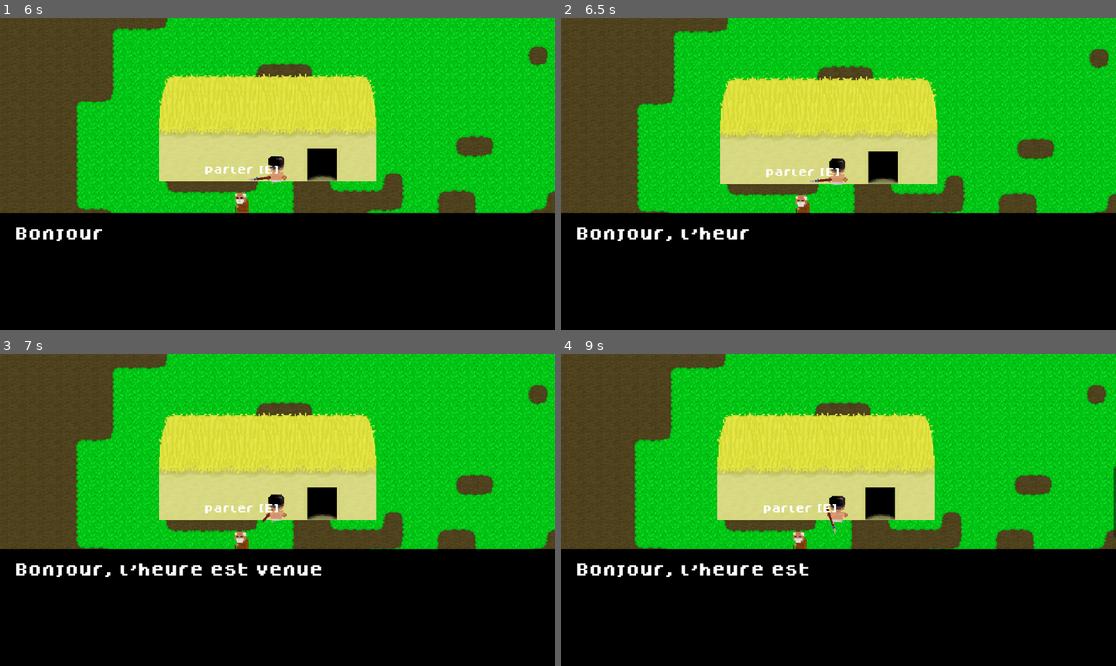
Above: before the commit, frames 1-4 (two rows, left to right).
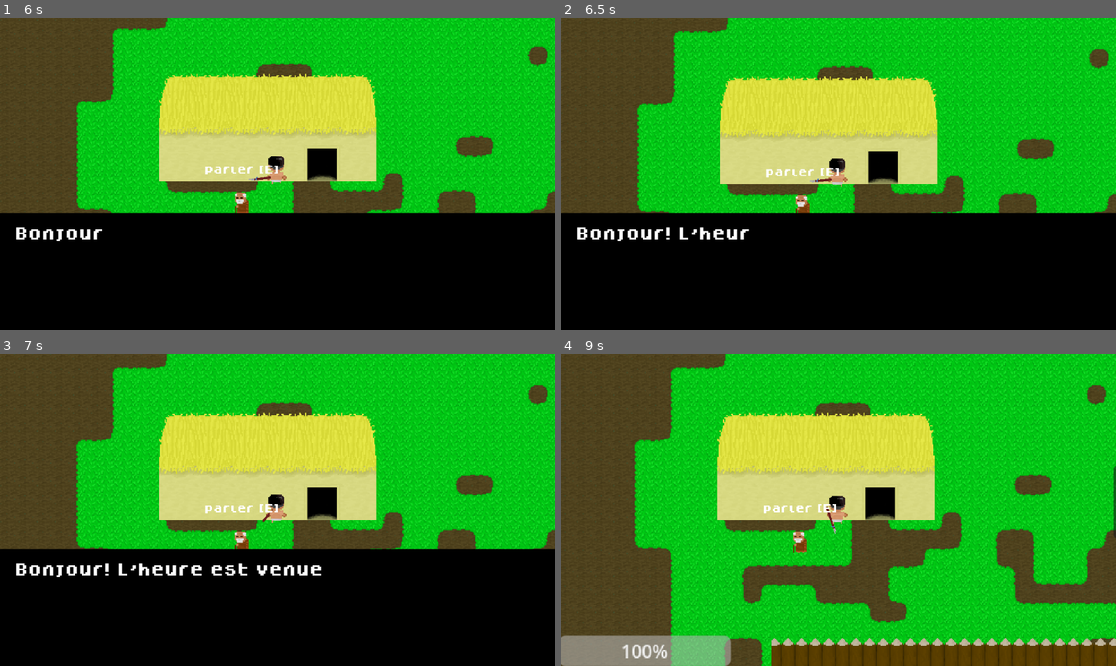
Above: after the commit, the same moments.

Repository: Phileas21/QQC
Game: Godot game, scene res://tuto.tscn
Same seed, same stepped clock (60 frames per second), same inputs: the game is played once before the commit and once after it.
Inputs (mouse positions are in pixels of both pictures, inside the frame that each line leads up to):
- Up to frame 1 (6 s): click "Discuter" at 0.5 s; tap Enter at 1.25 s; move the mouse to (249, 236) at 1.27 s; hold E (Interagir) 1.28-2.03 s; hold W (déplacement_haut) 1.28-2.78 s; move the mouse to (444, 220) at 2.02 s; click (444, 220) at 2.1 s; move the mouse to (111, 127) at 2.77 s; hold A (déplacement_gauche) 2.78-4.28 s; tap D (déplacement_droit) at 2.85, 5.1 s; move the mouse to (305, 174) at 3.52 s; tap E (Interagir) at 3.6 s; tap W (déplacement_haut) at 3.77, 4.52 s; move the mouse to (194, 96) at 4.27 s; press the mouse at (194, 96) at 4.28 s; hold S (déplacement_bas) 4.28-5.03 s; tap Escape at 4.9 s; move the mouse to (399, 158) at 5.02 s; release the mouse at (399, 158) at 5.03 s; hold W (déplacement_haut) from 5.03 s (still down); move the mouse to (166, 189) at 5.77 s; hold E (Interagir) from 5.78 s (still down)
- Up to frame 2 (6.5 s): keep holding W (déplacement_haut); keep holding E (Interagir)
- Up to frame 3 (7 s): keep holding W (déplacement_haut); move the mouse to (333, 441) at 6.52 s; release E (Interagir) at 6.53 s; click (333, 441) at 6.6 s
- Up to frame 4 (9 s): move the mouse to (810, 572) at 7.27 s; tap D (déplacement_droit) at 7.35 s; move the mouse to (1005, 556) at 8.02 s; tap E (Interagir) at 8.1 s; release W (déplacement_haut) at 8.75 s; click (855, 588) at 8.75 s, where only the run after the commit has a clickable "Partir"

Frame 1 is identical in both runs. In frame 2, less than 0.1% of the frame differs, in the area x 18-24%, y 67-72%; in frame 3, less than 0.1%; in frame 4, 38%, in the area x 0-100%, y 62-100%.
Error after the commit: Invalid access to property or key 'orateur' on a base object of type 'Nil'. (res://GUI/interface_utilisateur.gd:46)

Commit message:
Choix de dialogues
+ Structure de donnée pour rédiger les dialogues
+ Menu de choix des réponses
+ Défilement du texte

Diff:
--- a/GUI/InterfaceUtilisateur.tscn
+++ b/GUI/InterfaceUtilisateur.tscn
@@ -1,7 +1,9 @@
-[gd_scene load_steps=4 format=3 uid="uid://qctnb6rokjqf"]
+[gd_scene load_steps=6 format=3 uid="uid://qctnb6rokjqf"]
 
 [ext_resource type="FontFile" uid="uid://pa7o63giybom" path="res://assets/fonts/dogicapixelbold.ttf" id="1_buibw"]
 [ext_resource type="Script" path="res://GUI/interface_utilisateur.gd" id="1_ybmgd"]
+[ext_resource type="Script" path="res://GUI/menu_options.gd" id="3_5wg53"]
+[ext_resource type="Texture2D" uid="uid://cwwbhnycd0co4" path="res://assets/curseur.png" id="3_g5v3y"]
 
 [sub_resource type="LabelSettings" id="LabelSettings_52fh2"]
 font = ExtResource("1_buibw")
@@ -20,6 +22,7 @@
 color = Color(0, 0, 0, 1)
 
 [node name="MarginContainer" type="MarginContainer" parent="Dialogue"]
+visible = false
 layout_mode = 2
 theme_override_constants/margin_left = 30
 theme_override_constants/margin_top = 30
@@ -30,10 +33,28 @@
 custom_minimum_size = Vector2(1, 1)
 layout_mode = 2
 size_flags_vertical = 1
+text = "Bonjour !"
 label_settings = SubResource("LabelSettings_52fh2")
 autowrap_mode = 3
+
+[node name="Menu_options" type="MarginContainer" parent="Dialogue"]
+layout_mode = 2
+theme_override_constants/margin_left = 100
+theme_override_constants/margin_top = 30
+theme_override_constants/margin_right = 30
+theme_override_constants/margin_bottom = 30
+script = ExtResource("3_5wg53")
+
+[node name="VBoxContainer" type="VBoxContainer" parent="Dialogue/Menu_options"]
+layout_mode = 2
+
+[node name="sélection" type="Sprite2D" parent="Dialogue/Menu_options"]
+position = Vector2(83, 44)
+scale = Vector2(5, 5)
+texture = ExtResource("3_g5v3y")
 
 [node name="DefilementLettres" type="Timer" parent="Dialogue"]
 one_shot = true
 
+[connection signal="option_choisie" from="Dialogue/Menu_options" to="." method="_on_option_choisie"]
 [connection signal="timeout" from="Dialogue/DefilementLettres" to="." method="_on_defilement_lettres_timeout"]
--- a/GUI/interface_utilisateur.gd
+++ b/GUI/interface_utilisateur.gd
@@ -2,37 +2,116 @@
 
 @onready var label_dialogue: Label = $Dialogue/MarginContainer/TexteDialogue
 @onready var timerDefilement = $Dialogue/DefilementLettres
+@onready var menu_options: MenuOptions = $Dialogue/Menu_options
 
 var Largeur_max = 1000 #largeur max de la zone de texte
 var texte :String = ""
+var série_dialogue : Dictionary
+var dialogue : Dialogue
+var clé_dialogue : String
+var ligne_index = 0
 var lettre_index : int = 0
+var dialogue_actif : bool = false
 
 #temps d'affichage des caractères:
 var temps_lettre : float = 0.03
 var temps_espace : float = 0.06 # oui je sais
 var temps_ponctuation : float = 0.2
 
-signal texte_affiché
-
+#signal texte_affiché
+var ligne_affichée : bool = false
 
 func _ready():
 	$Dialogue.hide()
 	$Dialogue.set_process_input(false)
 
-func afficher_dialogue(dialogue :String)-> void:
+func quitter_dialogue():
+	$Dialogue.hide()
+	$Dialogue.set_process_input(false)
+	timerDefilement.stop()
+	dialogue_actif = false
+
+func afficher_ligne(dialogue :String)-> void:
 	$Dialogue.show()
 	$Dialogue.set_process_input(true)
 	texte = dialogue
 	lettre_index = 0
 	label_dialogue.text = ""
+	ligne_affichée = false
 	afficher_charactère()
 	#await $Dialogue.resized
 
+func afficher_dialogue() -> void:
+	# Affiche le dialogue suivant
+	var orateur = dialogue.orateur
+
+	match orateur:
+		Dialogue.Orateur.PNJ:
+			menu_options.hide()
+			$Dialogue/MarginContainer.show()
+			if ligne_index >= dialogue.lignes.size():
+				# On passe à la séquence de dialogue suivante
+				séquence_suivante(dialogue.clé_suivants[0])
+			else:
+				afficher_ligne(dialogue.lignes[ligne_index])
+
+		Dialogue.Orateur.JOUEUR:
+			menu_options.show()
+			$Dialogue/MarginContainer.hide()
+			menu_options.effacer_options()
+			var num_options:int = dialogue.lignes.size()
+			var num_clés:int = dialogue.clé_suivants.size()
+			for i in num_options:
+				if i < num_clés:
+					menu_options.ajouter_option(dialogue.lignes[i],dialogue.clé_suivants[i])
+				else:
+					menu_options.ajouter_option(dialogue.lignes[i]," ")
+			pass
+		_:
+			quitter_dialogue()
+
+
+
+func démarrer_dialogue(dialogues : Dictionary, clé : String):
+	if dialogue_actif:
+		# on ne démarre pas deux dialogues
+		return
+
+	série_dialogue = dialogues
+	clé_dialogue = clé
+
+	if not clé_dialogue in série_dialogue:
+		quitter_dialogue()
+		return
+
+	dialogue = série_dialogue[clé_dialogue]
+	ligne_index = 0
+
+	$Dialogue.show()
+	$Dialogue.set_process_input(true)
+	dialogue_actif = true
+	afficher_dialogue()
+
+func séquence_suivante(clé:String):
+	print(clé)
+	clé_dialogue = clé
+
+	if not clé_dialogue in série_dialogue:
+		quitter_dialogue()
+		return
+
+	dialogue = série_dialogue[clé_dialogue]
+	ligne_index = 0
+
+	afficher_dialogue()
+
 
 func afficher_charactère() -> void:
-
+	# affiche un caractère en plus à la ligne en cours
 	if lettre_index >= texte.length():
-		texte_affiché.emit()
+		#texte_affiché.emit()
+		ligne_affichée = true
+		ligne_index += 1
 		return
 
 	label_dialogue.text += texte[lettre_index]
@@ -46,17 +125,34 @@
 
 	lettre_index += 1
 
+
+func afficher_ligne_entière() -> void:
+	timerDefilement.stop()
+	label_dialogue.text = texte
+	ligne_affichée = true
+	ligne_index += 1
+
+
+
 func _on_defilement_lettres_timeout() -> void:
 	afficher_charactère()
 
-#func afficher_dialogue(texte: String ):
-	#label_dialogue.text = texte
-	#$Dialogue.show()
-	#$Dialogue.set_process_input(true)
 
 
 func _input(event: InputEvent) -> void:
 	if event is InputEventKey:
 		if event.pressed && event.keycode == KEY_ESCAPE:
-			$Dialogue.hide()
-			$Dialogue.set_process_input(false)
+			quitter_dialogue()
+	if event.is_action_pressed("Avancer dialogue"):
+		if ligne_affichée:
+			afficher_dialogue()
+		else:
+			afficher_ligne_entière()
+
+
+
+
+
+func _on_option_choisie() -> void:
+	séquence_suivante(menu_options.clé_choix)
+	pass
--- /dev/null
+++ b/GUI/menu_options.gd
@@ -0,0 +1,34 @@
+extends MarginContainer
+class_name MenuOptions
+const DOGICA_28_PX : Theme = preload("res://assets/fonts/dogica28px.tres")
+#var boutons : Array[Button] = []
+#var clés : Array[String] = []
+@onready var sélection: Sprite2D = $"sélection"
+@onready var v_box_container: VBoxContainer = $VBoxContainer
+
+var clé_choix : String
+signal option_choisie
+
+
+func effacer_options()->void:
+	# retire tous les boutons
+	for child in v_box_container.get_children():
+		v_box_container.remove_child(child)
+		child.queue_free()
+
+
+func ajouter_option(nom : String, clé: String) ->void:
+	var bouton : Button = Button.new()
+	bouton.theme = DOGICA_28_PX
+	bouton.text = nom
+	bouton.flat = true
+	bouton.focus_mode = Control.FOCUS_NONE
+	bouton.alignment = HORIZONTAL_ALIGNMENT_LEFT
+	bouton.pressed.connect(
+		func ():
+			clé_choix = clé
+			option_choisie.emit()
+	)
+	v_box_container.add_child(bouton)
+	#boutons.append(bouton)
+	#clés.append(clé)
--- /dev/null
+++ b/Modules/Dialogue.gd
@@ -0,0 +1,18 @@
+class_name Dialogue
+# La classe permettant de décrire un dialogue
+enum Orateur
+{
+	JOUEUR,
+	PNJ,
+	FIN_DE_DIALOGUE,
+}
+
+# Qui parle:
+var orateur : Orateur
+
+# Des lignes de dialogue si c'est le PNJ,
+# Des choix de réponses si c'est le joueur:
+var lignes : Array[String]
+
+# Clés dans le dictionnaire des prochains dialogues:
+var clé_suivants : Array[String]
--- a/Modules/ModuleDialogue.gd
+++ b/Modules/ModuleDialogue.gd
@@ -1,10 +1,36 @@
 extends ZoneInteraction
+class_name ModuleDialogue
 
+
+var Dialogues : Dictionary = {}
+var clé_début : String = ""
 @export var dialogue : String = "Bonjour, l'heure est venue jeune apprenti"
 
 # Called when the node enters the scene tree for the first time.
 func _ready() -> void:
 	nom_interaction = "parler "
+	interagir = func():
+		InterfaceUtilisateur.démarrer_dialogue(Dialogues,clé_début)
 
-	interagir = func():
-		InterfaceUtilisateur.afficher_dialogue(dialogue)
+
+
+func ajouter_dialogue
+(clé : String, lignes : Array[String], clé_suivant : String) -> void:
+	var diag : Dialogue = Dialogue.new()
+	diag.orateur = Dialogue.Orateur.PNJ
+	diag.lignes = lignes
+	diag.clé_suivants = [clé_suivant]
+	self.Dialogues[clé] = diag
+
+func ajouter_réponses
+(clé : String, options : Array[String], clé_suivants : Array[String]) -> void:
+	var diag : Dialogue = Dialogue.new()
+	diag.orateur = Dialogue.Orateur.JOUEUR
+	diag.lignes = options
+	diag.clé_suivants = clé_suivants
+	self.Dialogues[clé] = diag
+
+func ajouter_fin(clé: String)->void:
+	var diag : Dialogue = Dialogue.new()
+	diag.orateur = Dialogue.Orateur.FIN_DE_DIALOGUE
+	self.Dialogues[clé] = diag
--- /dev/null
+++ b/PNJs/le_vieux.gd
@@ -0,0 +1,20 @@
+extends CharacterBody2D
+
+@onready var m_dialogue: ModuleDialogue = $ModuleDialogue
+
+func _ready() -> void:
+	m_dialogue.clé_début = "salutations"
+	m_dialogue.ajouter_dialogue(
+		"salutations",
+		["Bonjour! L'heure est venue jeune apprenti."],
+		"r1")
+	m_dialogue.ajouter_réponses(
+		"r1",
+		["L'heure de quoi ?", "Partir"],
+		["petit_dej","fin"] )
+	m_dialogue.ajouter_fin("fin")
+	m_dialogue.ajouter_dialogue(
+		"petit_dej",
+		["Du troisième petit déjeuner évidemment..."],
+		"fin"
+		)
--- /dev/null
+++ b/assets/fonts/dogica28px.tres
@@ -0,0 +1,7 @@
+[gd_resource type="Theme" load_steps=2 format=3 uid="uid://br4unkys66eut"]
+
+[ext_resource type="FontFile" uid="uid://pa7o63giybom" path="res://assets/fonts/dogicapixelbold.ttf" id="1_ejbj1"]
+
+[resource]
+default_font = ExtResource("1_ejbj1")
+default_font_size = 28
--- a/project.godot
+++ b/project.godot
@@ -52,6 +52,11 @@
 "events": [Object(InputEventKey,"resource_local_to_scene":false,"resource_name":"","device":-1,"window_id":0,"alt_press …(191 unchanged characters)…
 ]
 }
+"Avancer dialogue"={
+"deadzone": 0.5,
+"events": [Object(InputEventKey,"resource_local_to_scene":false,"resource_name":"","device":-1,"window_id":0,"alt_pressed":false,"shift_pressed":false,"ctrl_pressed":false,"meta_pressed":false,"pressed":false,"keycode":0,"physical_keycode":69,"key_label":0,"unicode":101,"location":0,"echo":false,"script":null)
+]
+}
 
 [layer_names]
 
--- a/tuto.tscn
+++ b/tuto.tscn
@@ -13,6 +13,7 @@
 [ext_resource type="Script" path="res://enemy_2.gd" id="11_v3567"]
 [ext_resource type="Script" path="res://progress_bar2.gd" id="12_h11m8"]
 [ext_resource type="Texture2D" uid="uid://n5wdktn5ws13" path="res://assets/entites/leVieux.png" id="13_08jlr"]
+[ext_resource type="Script" path="res://PNJs/le_vieux.gd" id="13_r5j6j"]
 [ext_resource type="PackedScene" uid="uid://b4v6yeqcuekw2" path="res://Modules/ModuleDialogue.tscn" id="14_55eto"]
 
 [sub_resource type="TileSetAtlasSource" id="TileSetAtlasSource_u7vmu"]
@@ -790,6 +791,7 @@
 
 [node name="LeVieux" type="CharacterBody2D" parent="."]
 position = Vector2(-343, 66)
+script = ExtResource("13_r5j6j")
 
 [node name="AnimatedSprite2D" type="AnimatedSprite2D" parent="LeVieux"]
 sprite_frames = SubResource("SpriteFrames_m36py")
Binary file added: assets/curseur.png
Not shown, added: assets/curseur.png.import
Not shown: 1 places in tuto.tscn that only renumber resources
